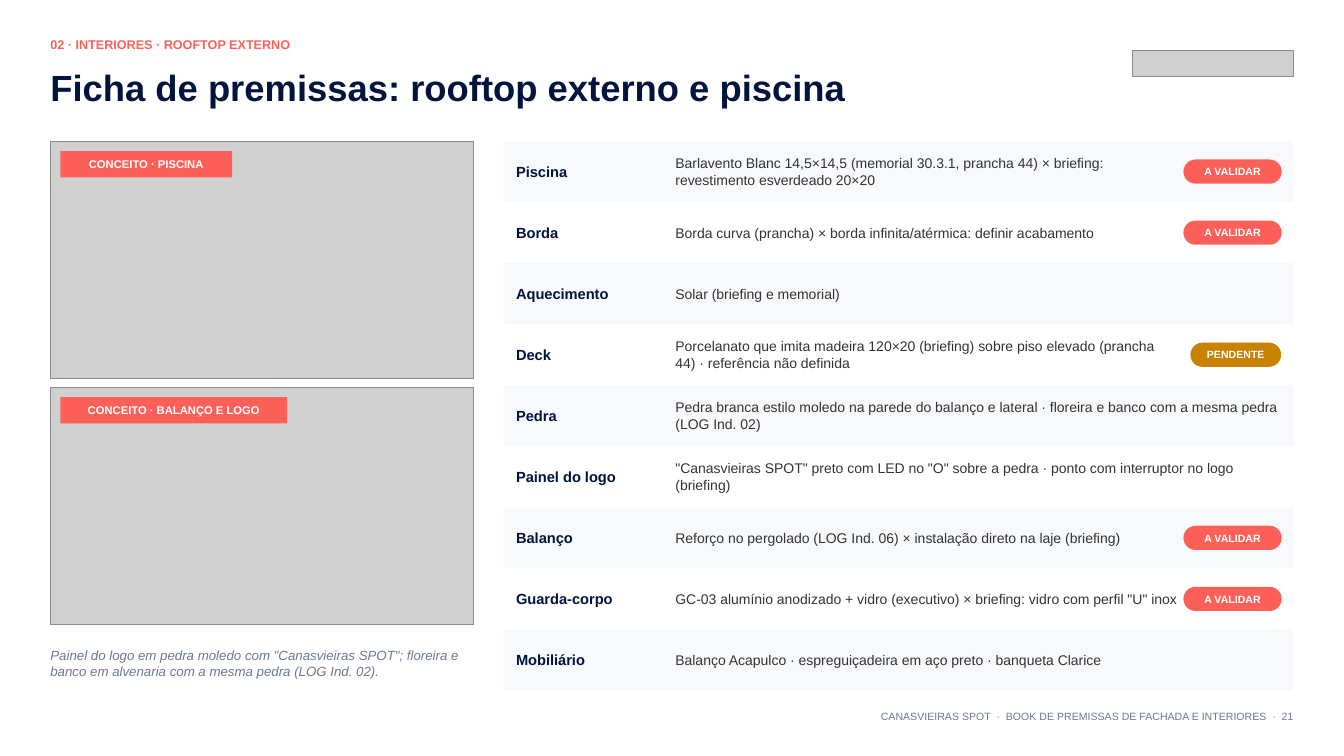
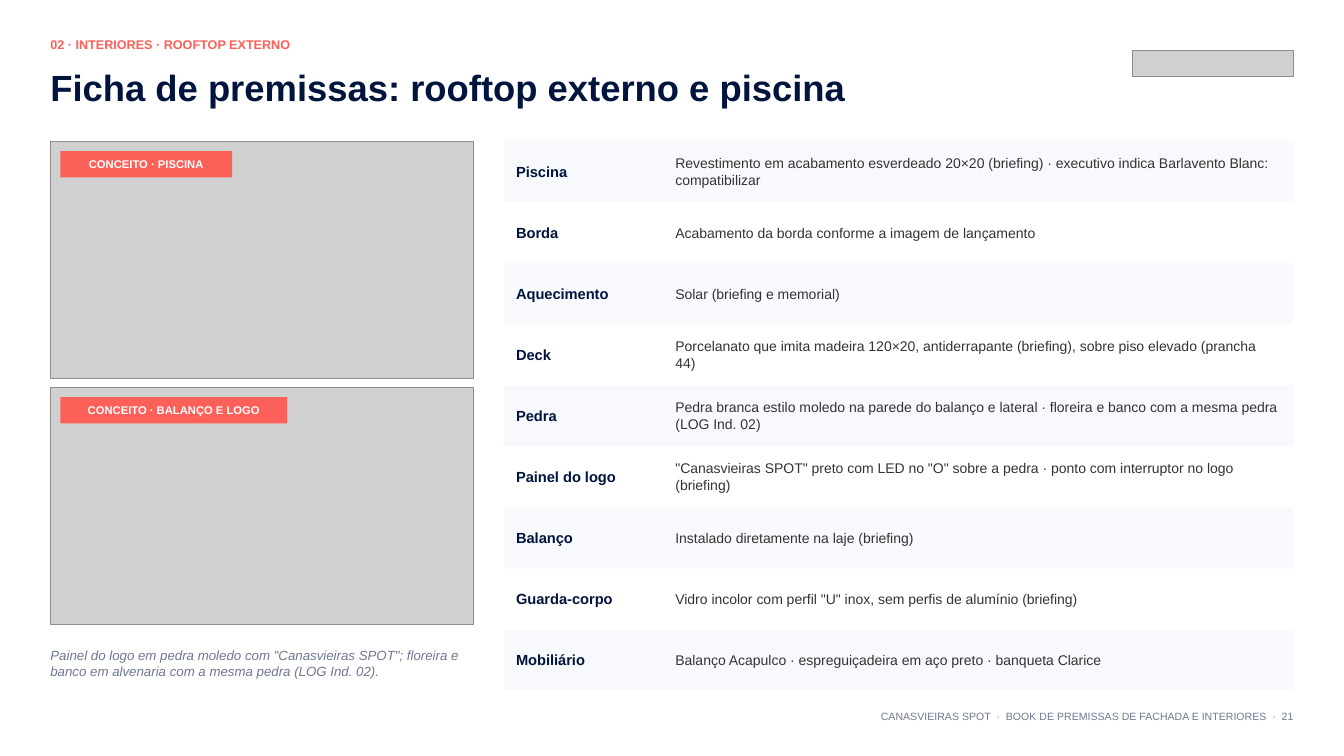
Before and after one commit to rachelsouto-source/book-premissas-template, a slide deck: slide 21 of books/CANASVIEIRAS_SPOT_Book_de_Premissas_v3.pptx. Drawn at 1344x756 pixels with LibreOffice and Linux fonts; fonts in the diff are those of the drawing; grey boxes stand for pictures; background and template pictures are left out. Boxes give left, top, right and bottom in pixels: in the first picture for what was removed or moved away, otherwise in the second. Text is boxed around its words. In the diff, an @@ line names an element or a change of style, - is before the commit and + after.

```diff
--- a/books/CANASVIEIRAS_SPOT_Book_de_Premissas_v3.pptx
+++ b/books/CANASVIEIRAS_SPOT_Book_de_Premissas_v3.pptx
@@ text at <box>675,158,1269,188</box>: text changed @@
-Barlavento Blanc 14,5×14,5 (memorial 30.3.1, prancha 44) × briefing: revestimento esverdeado 20×20
+Revestimento em acabamento esverdeado 20×20 (briefing) · executivo indica Barlavento Blanc: compatibilizar
@@ rounded rectangle removed at <box>1184,159,1281,184</box> @@
-A VALIDAR
@@ text at <box>675,228,1035,241</box>: text changed @@
-Borda curva (prancha) × borda infinita/atérmica: definir acabamento
+Acabamento da borda conforme a imagem de lançamento
@@ rounded rectangle removed at <box>1184,221,1281,245</box> @@
-A VALIDAR
@@ text at <box>675,341,1256,371</box>: text changed @@
-Porcelanato que imita madeira 120×20 (briefing) sobre piso elevado (prancha 44) · referência não definida
+Porcelanato que imita madeira 120×20, antiderrapante (briefing), sobre piso elevado (prancha 44)
@@ rounded rectangle removed at <box>1191,343,1281,367</box> @@
-PENDENTE
@@ text at <box>675,533,913,546</box>: text changed @@
-Reforço no pergolado (LOG Ind. 06) × instalação direto na laje (briefing)
+Instalado diretamente na laje (briefing)
@@ rounded rectangle removed at <box>1184,526,1281,551</box> @@
-A VALIDAR
@@ text at <box>675,593,1077,607</box>: text changed @@
-GC-03 alumínio anodizado + vidro (executivo) × briefing: vidro com perfil "U" inox
+Vidro incolor com perfil "U" inox, sem perfis de alumínio (briefing)
@@ rounded rectangle removed at <box>1184,587,1281,611</box> @@
-A VALIDAR
```
Also in this commit, not shown: 19 other slides changed, 3 other files.
